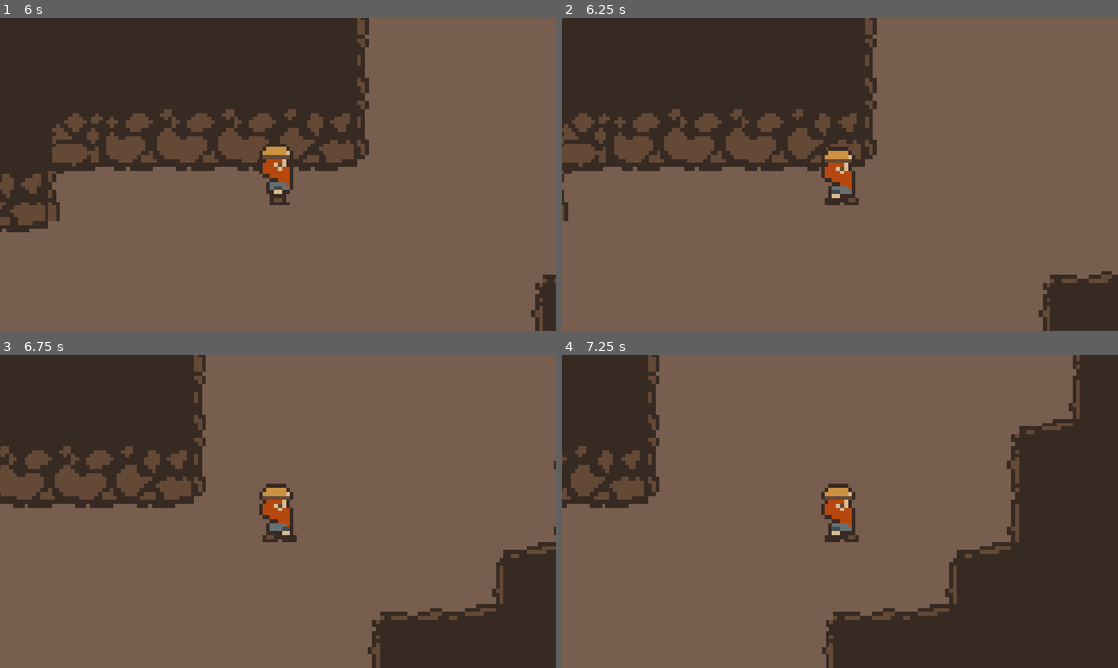
Above: before the commit, frames 1-4 (two rows, left to right).
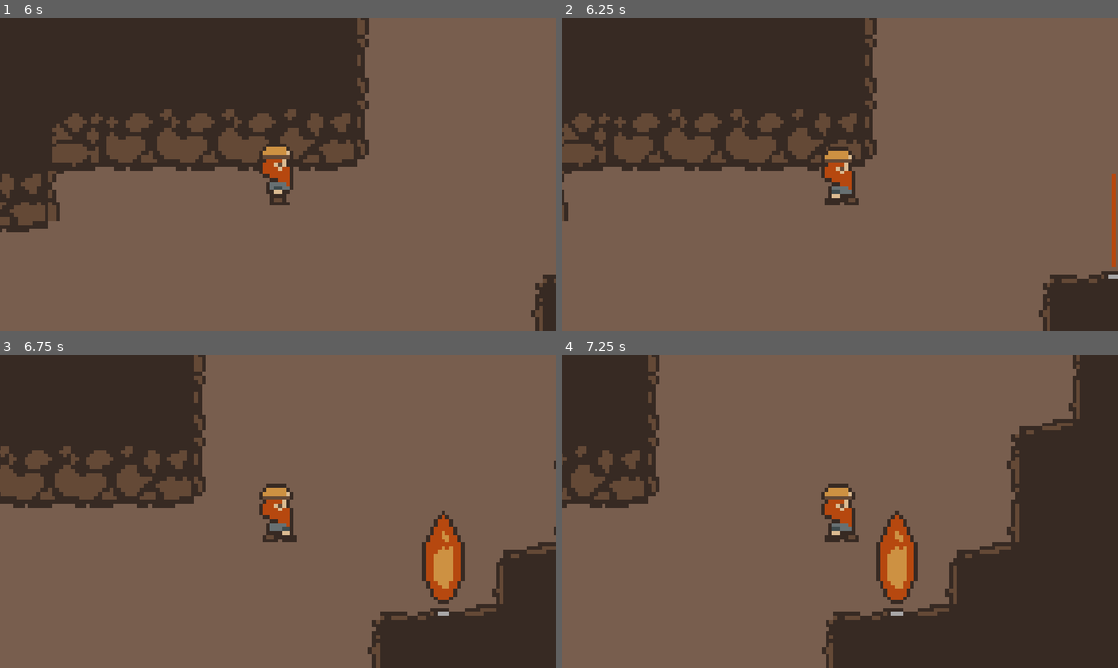
Above: after the commit, the same moments.

Repository: Stanlee1234/Beneath-the-Rubble
Game: Godot game, scene res://Scenes/game.tscn
Same seed, same stepped clock (60 frames per second), same inputs: the game is played once before the commit and once after it.
Inputs:
- Up to frame 1 (6 s): tap Enter at 0.5 s; hold Up (ui_up) 0.53-2.03 s; hold Left (ui_left) 2.03-3.53 s; hold Down (ui_down) 3.53-4.28 s; hold Right (ui_right) 4.28-5.03 s; hold Up (ui_up) 5.03-5.78 s; hold Right (ui_right) from 5.78 s (still down)
- Up to frame 2 (6.25 s): keep holding Right (ui_right)
- Up to frame 3 (6.75 s): keep holding Right (ui_right)
- Up to frame 4 (7.25 s): keep holding Right (ui_right)

Frame 1 is identical in both runs. In frame 2, 0.3% of the frame differs, in the area x 96-100%, y 49-85%; in frame 3, 1.8%, in the area x 75-84%, y 49-85%; in frame 4, 1.8%.

Commit message:
FIRETHROWER WORKS!!!

Diff:
--- a/Scenes/flamethrower.tscn
+++ b/Scenes/flamethrower.tscn
@@ -1,6 +1,7 @@
 [gd_scene format=3 uid="uid://os56oxs1ak1t"]
 
 [ext_resource type="Texture2D" uid="uid://ro5fnwjpcee" path="res://Assets/Background/Traps/Flamethrower.png" id="1_o6cut"]
+[ext_resource type="Script" uid="uid://dk8ol86tualbn" path="res://Scripts/flamethrower.gd" id="1_qo5i5"]
 
 [sub_resource type="Animation" id="Animation_o6cut"]
 length = 0.001
@@ -15,6 +16,18 @@
 "transitions": PackedFloat32Array(1),
 "update": 1,
 "values": [0]
+}
+tracks/1/type = "value"
+tracks/1/imported = false
+tracks/1/enabled = true
+tracks/1/path = NodePath("Hitbox/CollisionPolygon2D:disabled")
+tracks/1/interp = 1
+tracks/1/loop_wrap = true
+tracks/1/keys = {
+"times": PackedFloat32Array(0),
+"transitions": PackedFloat32Array(1),
+"update": 1,
+"values": [true]
 }
 
 [sub_resource type="Animation" id="Animation_qo5i5"]
@@ -34,6 +47,18 @@
 "update": 1,
 "values": [0, 1, 2, 3, 4, 4, 5, 4, 5, 4, 5, 4, 3, 2, 1, 0]
 }
+tracks/1/type = "value"
+tracks/1/imported = false
+tracks/1/enabled = true
+tracks/1/path = NodePath("Hitbox/CollisionPolygon2D:disabled")
+tracks/1/interp = 1
+tracks/1/loop_wrap = true
+tracks/1/keys = {
+"times": PackedFloat32Array(0, 0.5, 2.125),
+"transitions": PackedFloat32Array(1, 1, 1),
+"update": 1,
+"values": [true, false, true]
+}
 
 [sub_resource type="AnimationLibrary" id="AnimationLibrary_v41g3"]
 _data = {
@@ -42,6 +67,8 @@
 }
 
 [node name="Flamethrower" type="Node2D" unique_id=1941821412]
+scale = Vector2(16, 16)
+script = ExtResource("1_qo5i5")
 
 [node name="Sprite2D" type="Sprite2D" parent="." unique_id=1471208543]
 position = Vector2(0, -15)
@@ -50,3 +77,12 @@
 
 [node name="AnimationPlayer" type="AnimationPlayer" parent="." unique_id=742420550]
 libraries/ = SubResource("AnimationLibrary_v41g3")
+autoplay = &"fire"
+
+[node name="Hitbox" type="Area2D" parent="." unique_id=551920263]
+
+[node name="CollisionPolygon2D" type="CollisionPolygon2D" parent="Hitbox" unique_id=222688043]
+polygon = PackedVector2Array(0, -28, -3, -20, -3, -10, -1, -4, 2, -4, 4, -10, 4, -20, 1, -28)
+disabled = true
+
+[connection signal="body_entered" from="Hitbox" to="." method="_on_hitbox_body_entered"]
--- a/Scenes/game.tscn
+++ b/Scenes/game.tscn
@@ -2,6 +2,7 @@
 
 [ext_resource type="PackedScene" uid="uid://bpt12jpyb5vb" path="res://Scenes/player.tscn" id="1_qxrlw"]
 [ext_resource type="Texture2D" uid="uid://rlh88t73ussr" path="res://Assets/Background/CaveTilemap.png" id="2_wrm1d"]
+[ext_resource type="PackedScene" uid="uid://os56oxs1ak1t" path="res://Scenes/flamethrower.tscn" id="3_wrm1d"]
 
 [sub_resource type="TileSetAtlasSource" id="TileSetAtlasSource_qxrlw"]
 texture = ExtResource("2_wrm1d")
@@ -217,3 +218,6 @@
 tile_set = SubResource("TileSet_wrm1d")
 
 [node name="Player" parent="." unique_id=46163778 instance=ExtResource("1_qxrlw")]
+
+[node name="Flamethrower" parent="." unique_id=1941821412 instance=ExtResource("3_wrm1d")]
+position = Vector2(1280, -256)
--- /dev/null
+++ b/Scripts/flamethrower.gd
@@ -0,0 +1,18 @@
+extends Node2D
+
+
+# Called when the node enters the scene tree for the first time.
+func _ready() -> void:
+	pass # Replace with function body.
+
+
+# Called every frame. 'delta' is the elapsed time since the previous frame.
+func _process(delta: float) -> void:
+	pass
+
+
+func _on_hitbox_body_entered(body: Node2D) -> void:
+	# Check if the thing we hit has a "melt" or "take_damage" function!
+	if body.has_method("take_damage"):
+		body.take_damage(10) # Deal 10 fire damage
+	print("DEBUG: PLAYER TAKEN DAMAGE!!!")
Not shown, added: Scripts/flamethrower.gd.uid
